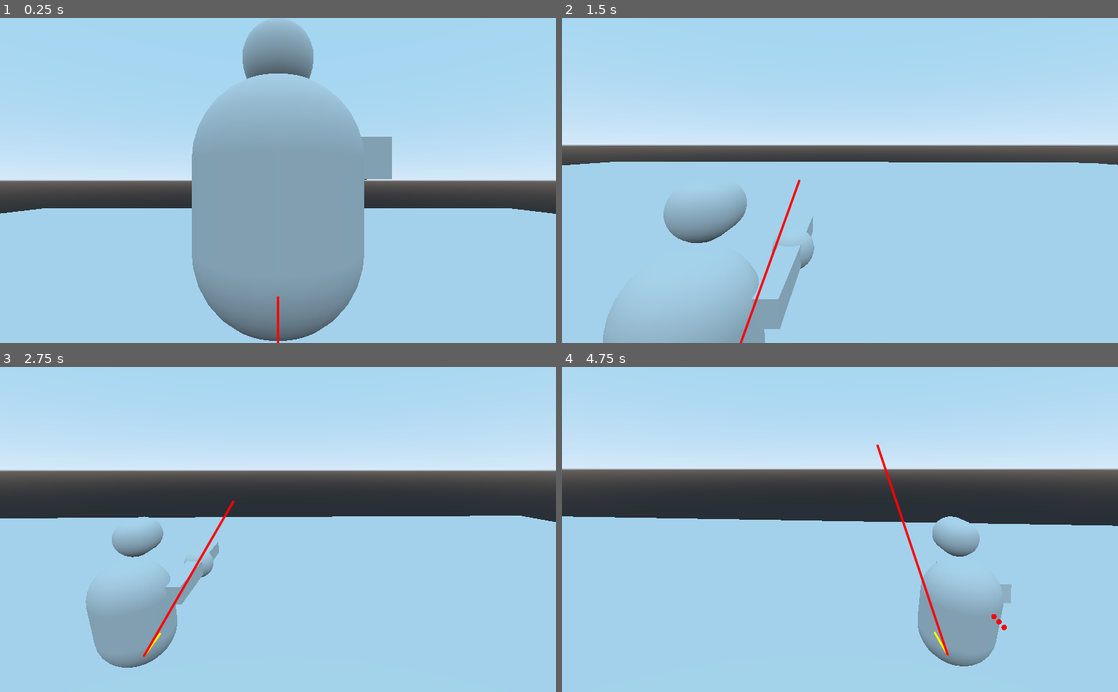
Above: before the commit, frames 1-4 (two rows, left to right).
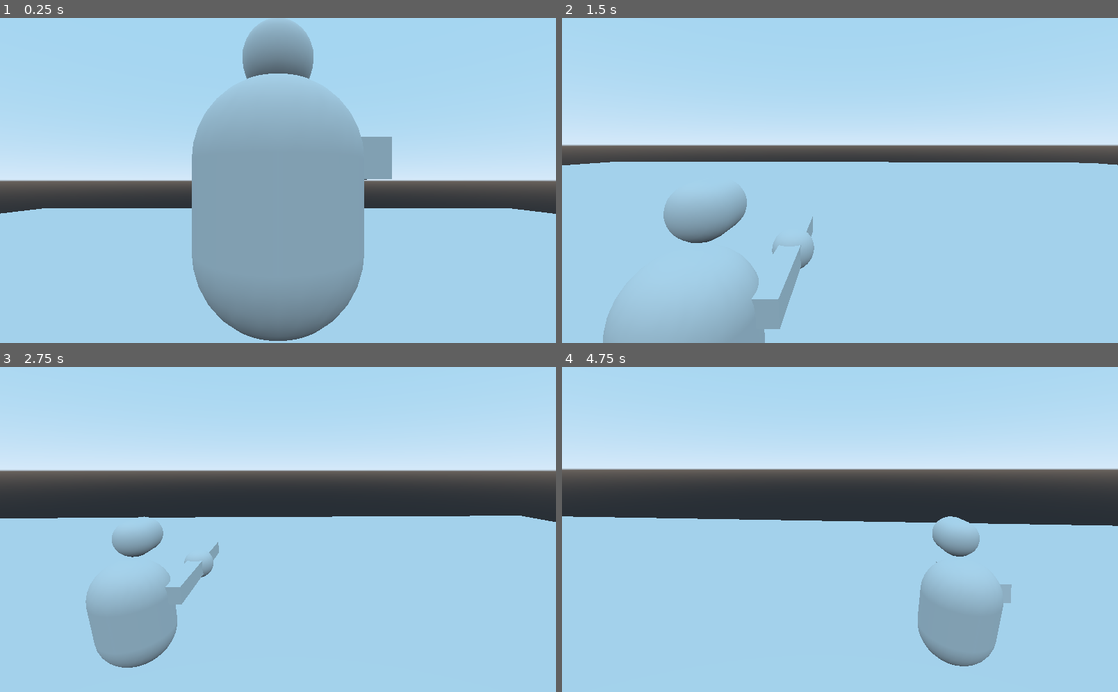
Above: after the commit, the same moments.

Repository: manglemix/PGBR
Game: Godot game, scene res://DebugBattlefield.tscn
Two runs of this game, one before a commit and one after it. Both use one fixed random seed, a clock stepped at 60 frames per second and the inputs below.
Inputs (mouse positions are in pixels of both pictures, inside the frame that each line leads up to):
- Up to frame 1 (0.25 s): no input
- Up to frame 2 (1.5 s): move the mouse to (867, 180) at 0.52 s; hold W (forward) from 0.53 s (still down); right-click (867, 180) at 0.6 s; tap Space (jump) at 0.77 s; move the mouse to (812, 180) at 1.27 s; tap X (change viewpoint) at 1.35 s
- Up to frame 3 (2.75 s): keep holding W (forward); tap Space (jump) at 1.52 s; move the mouse to (289, 523) at 2.02 s; hold Shift (crouch) from 2.03 s (still down)
- Up to frame 4 (4.75 s): keep holding W (forward); move the mouse to (834, 536) at 2.77 s; release Shift (crouch) at 2.78 s; click (834, 536) at 2.85 s; tap Space (jump) at 3.02, 3.77, 4.52 s; move the mouse to (878, 532) at 3.52 s; right-click (878, 532) at 3.6 s; move the mouse to (795, 526) at 4.27 s; tap X (change viewpoint) at 4.35 s

The runs differ from the first frame. In frame 1, less than 0.1% of the frame differs, in the area x 49-51%, y 85-100%; in frame 2, 0.3%; in frame 3, 0.3%; in frame 4, 0.4%, in the area x 56-80%, y 23-89%.

Commit message:
Added enable_debug export var to BaseScene

Diff:
--- a/PGBR_Project1/BaseScripts/BaseScene.gd
+++ b/PGBR_Project1/BaseScripts/BaseScene.gd
@@ -1,4 +1,11 @@
 extends Spatial
+
+
+export var enable_debug := false
+
+
+func _ready():
+	Debug.enabled = enable_debug
 
 
 #var factions := {}
